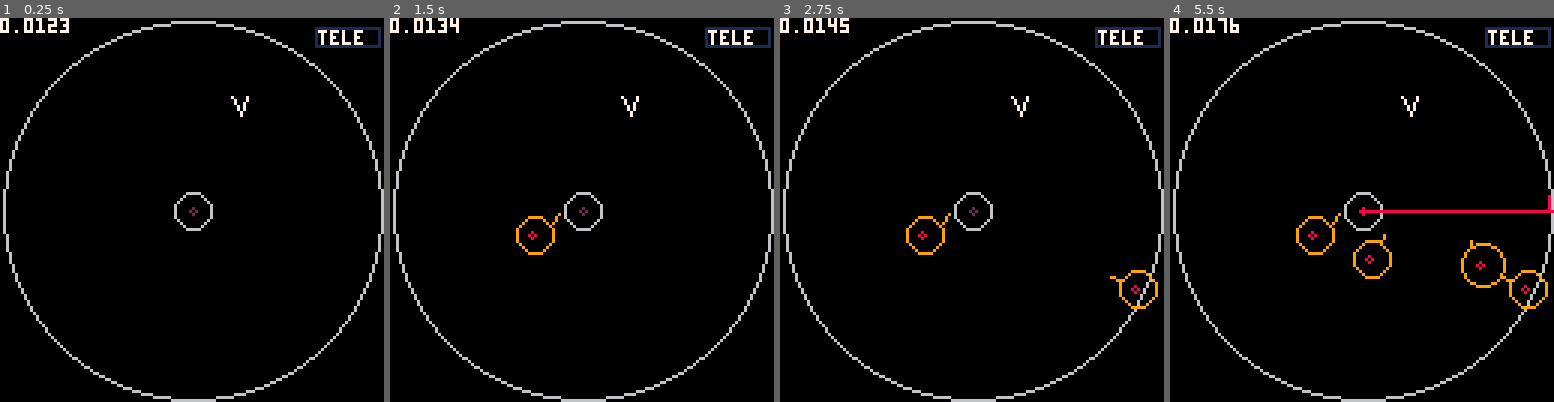
Above: before the commit, frames 1-4 (left to right).
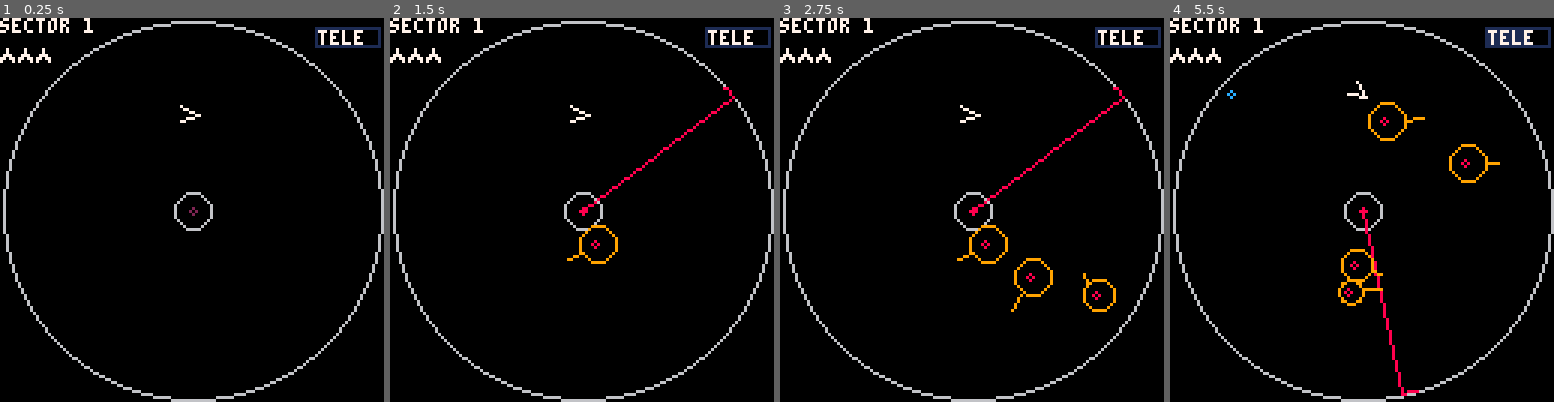
Above: after the commit, the same moments.

Repository: caseylabrack/laser
Game: PICO-8 cartridge laser.p8
The game is run twice, just before and just after one commit, with the same random seed, the same clock (stepped at 60 frames per second) and the same inputs.
Inputs:
- Up to frame 1 (0.25 s): no input
- Up to frame 2 (1.5 s): tap X (X key) at 0.33, 1.07 s; tap O (Z key) at 0.7 s
- Up to frame 3 (2.75 s): hold Right 1.6-2.1 s; tap O (Z key) at 1.7, 2.1, 2.5 s; tap X (X key) at 1.85 s; hold Up 2.15-2.42 s; hold Right from 2.47 s (still down)
- Up to frame 4 (5.5 s): tap O (Z key) every 0.4 s from 2.9 to 5.3 s; tap X (X key) at 2.97, 4.08, 5.2 s; release Right at 3.03 s; hold Left 3.08-3.58 s; hold Down 3.63-3.97 s; hold Right 4.02-4.68 s; hold Up 4.73-5.03 s; hold Left from 5.08 s (still down)

The runs differ from the first frame. In frame 1, 0.6% of the frame differs, in the area x 0-65%, y 0-28%; in frame 2, 1.4%; in frame 3, 2.2%; in frame 4, 3.5%, in the area x 0-100%, y 0-99%.

Commit message:
animated transition into level after win or death

Diff:
--- a/laser.p8
+++ b/laser.p8
@@ -7,11 +7,14 @@
 --  single spawn func (async)
 --  lives,level restarts
 --  mulligan?
+--  bg
+--  nicer shield effect
 
 p = {x=80,y=30,dx=0,dy=0,
 					a=.75,t=.25,rt=.05,r=3,
-					friction=.92,hop=25,charge=0,fullcharge=90,
-					enabled=true,controllable=true,alive=true,
+					friction=.92,
+					hop=25,charge=0,fullcharge=90,
+					enabled=true,controllable=true,
 					thrusting=false}
 ps= {} --player death particles
 lz= {} --lasers
@@ -19,67 +22,48 @@
 hs= {} --homing bombs
 as= {} --animations (coroutines)
 fs= {} --flowers
+rs= {} --roids
 b = {x=0,y=0,dx,dy,a=0,r=2,speed=5,enabled=false}
 w = {enabled=false,start=0,duration=100,r=0}
 inner = {x=64,y=64,r=6}
 outer = {x=64,y=64,r=63}
-maxrspeed=2
-minrspeed=.5
 lvl=1
-lives=8
-passes={}
-log = ""
-isgameover=false
-rs={}
+extralives=3
 tick=0
-lvlswitchtick=90
-transitioning=false
 scoreboxes={{0,0},{7,0},{14,0},{21,0}}
 fmaxsizes={10,8,6,4}
-game={state="setup",countdown=30,unit=1}
-procession={[1]="roids",[2]="lasers",[3]="shileds"}
+state="setup"
 
 function _init()
---lvls[lvl]()
-game.state="setup"
---	local a=cocreate(lvls2[lvl])
---	add(as,a)
+intro=cocreate(spawn)
+coresume(intro,lvls[lvl])
 end
 
 function _update()
 tick+=1
 
-if game.state=="setup" then
-	game.countdown-=1
-	if game.countdown<=0 then
-		if game.unit==1 then --roids
-			spawnroid()
-			if #rs==lvls3[lvl].roids then game.unit+=1 end
-		elseif game.unit==2 then --laser
-		 add(lz,{a=0,x=64+cos(a)*63,y=64+sin(a)*63,speed=.005})
-		 if #lz==lvls3[lvl].lasers then game.unit+=1 end
-		elseif game.unit==3 then --safezone
-			if lvls3[lvl].shield then safezone() end
-			game.unit+=1
-		elseif game.unit==4 then --bomb
-			if lvls3[lvl].bomb then spawnbomb() end
-			game.unit+=1
-		elseif game.unit==5 then --flower
-			local root=spawnflower()
-			local a=1/#fs
-			root.x=64+cos(a)*20	root.y=64+sin(a)*20
-			if #fs==lvls3[lvl].flowers then game.unit+=1 end
-		else -- done
-			game.state="running"
-		end
-		game.countdown=30
-	end
-	return
-end
-
---	player move
+if state=="waiting" then
+	if costatus(waiting)~="dead" then
+		coresume(waiting)
+--		return
+	else
+		state="setup"
+		intro=cocreate(spawn)
+		coresume(intro,lvls[lvl])
+	end
+end
+
+if state=="setup" then
+	if costatus(intro)~="dead" then
+		coresume(intro)
+		return
+	else
+		state="running"
+	end
+end
+
 p.charge+=1
-if p.controllable and p.alive then
+if p.enabled then
 	if btn(➡️) then p.a=p.a-p.rt end
 	if btn(⬅️) then p.a=p.a+p.rt end
 	if btn(⬆️) and p.charge>p.fullcharge then
@@ -114,7 +98,7 @@
 for f in all(fs) do
 	f.tick+=1
 	for l in all(f) do --each leaf
-		if touching(p,l) then died() end
+		if p.enabled and touching(p,l) then died() end
 		l.growcount+=1
 		if l.growcount>f.growgoal and l.r<12 then --grow
 			if not touching(l,inner) then
@@ -219,14 +203,16 @@
 	p.y=64+sin(ang)*8
 end
 
--- player vs. obstacles
-for v in all(rs) do
-	if (touching(p,v)) died()
-end
-
---player vs. homing bombs
-for h in all(hs) do
-	if (touching(p,h)) died()
+if p.enabled then
+	-- player vs. obstacles
+	for v in all(rs) do
+		if (touching(p,v)) died()
+	end
+
+	--player vs. homing bombs
+	for h in all(hs) do
+		if (touching(p,h)) died()
+	end
 end
 
 --laser/player collision
@@ -324,54 +310,27 @@
 ::donebullet::
 
 --level win
-if #rs==0 and #fs==0 and not transitioning then
---	nxtlvl()
-	p.x=64 p.y=30
+if #rs==0 and #fs==0 and p.enabled then
 	lz={}
 	zs={}
 	hs={}
-	add(passes,true)
 	lvl+=1
+	extralives=3
 	if lvl>#lvls then lvl=1 end
-	lvls[lvl]()
-end
-end
-
-function nxtlvl()
-	transitioning=true
-	lz={}
-	zs={}
-	hs={}
-	add(passes,true)
-	p.controllable=false
-	lvl+=1
-	local a=cocreate(lvls2[lvl])
-	add(as,a)
-end
-
-function clearlvl()
-	p.x=64 p.y=30
-	lz={}
-	zs={}
-	hs={}
-	rs={}
+	state="setup"
+	intro=cocreate(spawn)
+	coresume(intro,lvls[lvl])
+end
 end
 
 function died()
 	sfx(2,-2)
-	_update=function() end
---	clearlvl()
---	loadlvl()
-end
-
-function beatlvl()
-	clearlvl()
-	lvl+=1
-	loadlvl()
-end
-
-function loadlvl()
-
+	extralives-=1
+	if extralives<0 then lvl=1 end
+	p.enabled=false
+	state="waiting"
+	waiting=cocreate(anykey)
+	coresume(waiting,60)
 end
 
 function _draw()
@@ -409,7 +368,7 @@
 for h in all(hs) do
 	if not h.enabled then pal(8,2) end
 	spr((flr(h.frametick%8)/2)+16,h.x-4,h.y-4)
---	pal()
+	pal()
 end
 
 --laser
@@ -474,10 +433,6 @@
 --bullet
 if b.enabled then
 	circ(b.x,b.y,1,12)
---	local dx=cos(b.a+5)
---	local dy=sin(b.a+5)
---	line(b.x+dx*2,b.y+dy*2,b.x+dx*4,b.y+dy*4,1)
---	line(b.x,b.y,b.x+dx*2,b.y+dy*2,12)
 end
 
 if w.enabled then
@@ -486,17 +441,23 @@
 end
 
 --hop countdown
-local f=12
---local rekt={x=105,y=}
-if (p.charge<p.fullcharge) f=1
+--local f=12
+--if (p.charge<p.fullcharge) f=1
+local f=p.charge<p.fullcharge and 1 or 12
 rect(105,3,126,9,f)
 local pct=p.charge/p.fullcharge
 if pct>1 then pct=1 end
 rectfill(105,3,105+(126-105)*pct,9,f)
 print("tele",106,4,7)
 
---print("sector "..lvl,0,0,1)
-print(stat(1),0,0)
+print("sector "..lvl,0,0,7)
+for i=1,extralives do
+	spr(22,i*6-6,10)
+end
+--if extralives==1 then
+--	spr(22,0,10)
+--end
+--print(stat(1),0,0)
 
 --score
 --for k,v in pairs(passes) do
@@ -506,7 +467,7 @@
 --end
 
 
-print(log)
+--print(log)
 --print(lvl,0,0,10)
 
 --if gameover then
@@ -518,136 +479,111 @@
 
 -->8
 --levels
-lvls={}
-lvls[1]=function()
-	for i=1,4 do spawnroid() end
-	add(lz,{a=0,x=0,y=0,speed=.005})
-end
-lvls[2]=function()
-	for i=1,7 do spawnroid() end
-	safezone()
-	add(lz,{a=0,x=0,y=0,speed=.005})
-end
-lvls[3]=function()
-	for i=1,4 do spawnroid() end
-	add(lz,{a=.5,x=0,y=0,speed=.005})
-	add(lz,{a=0,x=0,y=0,speed=.005})
-end
-lvls[4]=function()
-	for i=1,7 do spawnroid() end
-	safezone()
-	add(lz,{a=.5,x=0,y=0,speed=.005})
-	add(lz,{a=0,x=0,y=0,speed=.005})
-end
-lvls[5]=function()
-	spawnbomb()
-	for i=1,4 do spawnroid() end
-	add(lz,{a=.5,x=0,y=0,speed=.005})
-end
-lvls[6]=function()
-	spawnbomb()
-	for i=1,7 do spawnroid() end
-	safezone()
-	add(hs,h)
-	add(lz,{a=.5,x=0,y=0,speed=.005})
-end
-lvls[7]=function()
---	spawnroid()
---	rs[1].dx=0 rs[1].dy=0
-	for i=1,4 do spawnroid() end
-	local root=spawnflower()
-	root.y=30
-end
-lvls[8]=function()
-	for i=1,4 do spawnroid() end
-	local root=spawnflower()
-	root.y=30
-	root=spawnflower()
-	root.y=90
-	add(lz,{a=.5,x=0,y=0,speed=.005})
-end
-lvls[9]=function()
-	spawnbomb()
-	for i=1,4 do spawnroid() end
-	local root=spawnflower()
-	root.y=30
-	root=spawnflower()
-	root.y=90
-	add(lz,{a=.5,x=0,y=0,speed=.005})
-end
-
-
-
-function spawnflower()
-	local f={}
-	f.tick=tick+flr(rnd(10))
-	f.max=12
-	f.growgoal=30 --grow rate
-	f.br=150 --bud rate
-	local fr={}
-	fr.x=64 fr.y=90 fr.r=4
-	fr.growcount=0
-	add(f,fr)
-	add(fs,f)
-	return fr --calling code can modify defaults
-end
-
-function safezone()
-	local z = {a=0,r=32,x=0,y=0,t=32,shrinking=false,speed=.25}
-	z.a=rnd(1)
-	z.x=64+cos(z.a)*63
-	z.y=64+sin(z.a)*63
-	add(zs,z)
-end
-
-function spawnbomb()
-	add(hs,{x=80,y=64+rnd(64),
-	r=3,dx=0,dy=0,t=.1,
-	enabled=true,timer=0,
-	frametick=0})
-end
-
-function spawnroid()
-local a,d,x,y,dx,dy
-valid=false
-while valid==false do
-	a=rnd(1)
-	d=6+rnd(63-6)
-	x=64+cos(a)*d
-	y=64+sin(a)*d
-
-	if dist(x,y,p.x,p.y)>40 then
-		valid=true
-	end
-end
-
-	local atop=atan2(x-p.x,y-p.y)
---		local atop=atan2(p.x-x,p.y-y)
-	dx=cos(atop)*(rnd(maxrspeed-minrspeed)+minrspeed)
-	dy=sin(atop)*(rnd(maxrspeed-minrspeed)+minrspeed)
---		if atop-atan2(dx,dy)<.2 then
---			a+=.25+rnd(.5)
---		end
-
-	add(rs,{
-		x=64+cos(a)*d,
-		y=64+sin(a)*d,
-		r=3+rnd(8-3),
-		dx=dx,
-		dy=dy,
-		enabled=true
---			dx=rnd(2)-1,
---			dy=rnd(2)-1
-	})
---	sfx(1)
+lvls={
+	{roids=4,lasers=1},
+	{roids=7,lasers=1,safezone=true},
+	{roids=6,lasers=1,flowers=3},
+	{roids=7,lasers=2,safezone=true},
+	{roids=6,bomb=true},
+	{roids=5,lasers=2},
+	{roids=6,flowers=3,bomb=true},
+}
+
+function spawn(level)
+	lz={}	zs={} hs={} rs={} fs={}
+	b.enabled=false
+	c=15 p.x=64 p.y=32 p.dx=0 p.dy=0 p.charge=0 p.a=0
+	while c>0 do c-=1 yield() end
+	p.enabled=true
+	for unit,num in pairs(level) do
+		c=15 --countdown spawn interval
+		while true do
+			c-=1
+			if c>0 then goto continue end
+			if unit=="roids" then
+				local r={}
+				local a=aim_away(.25,.25)
+				local d=rnd(64-24)+12
+				r.x=64+cos(a)*d r.y=64+sin(a)*d
+				local to_p=atan2(p.x-r.x,p.y-r.y)
+				local a2=aim_away(to_p,.25)
+				local spd=rnd(2)+.5
+				r.dx=cos(a2)*spd r.dy=sin(a2)*spd
+				r.r=3+rnd(8-3) r.enabled=true
+				add(rs,r)
+				if #rs==num then break end
+			end
+			if unit=="safezone" then
+				local z = {a=0,r=32,x=0,y=0,t=32,shrinking=false,speed=.25}
+				z.a=rnd(1)
+				z.x=64+cos(z.a)*63
+				z.y=64+sin(z.a)*63
+				add(zs,z)
+				break
+			end
+			if unit=="lasers" then
+				local a=(1/num)*#lz+.1
+				add(lz,{a=a,x=64+cos(a)*63,y=64+sin(a)*63,speed=.005})
+				if #lz==num then break end
+			end
+			if unit=="bomb" then
+				local a=aim_away(.25,.6)
+				local d=rnd(64-24)+12
+				add(hs,{x=64+cos(a)*d,y=64+sin(a)*d,
+								r=3,dx=0,dy=0,t=.1,
+								enabled=true,timer=0,
+								frametick=0})
+				break
+			end
+			if unit=="flowers" then
+				local f={}
+				f.tick=flr(rnd(10))
+				f.max=12
+				f.growgoal=30 --grow rate
+				f.br=150 --bud rate
+				local r={}
+				local d=12+rnd(63-24)
+				local a=rnd()
+				if abs(a-.25)<.1 then a+=.1+rnd(.2) end
+				r.x=64+cos(a)*d r.y=64+sin(a)*d r.r=9
+				r.growcount=0
+				add(f,r)
+				add(fs,f)
+				if #fs==num then break end
+			end
+			c=15
+			::continue::
+			yield()
+		end
+	end
+	c=15
+	while c>0 do c-=1 yield() end
+end
+
+function anykey(delay)
+	while delay>0 do
+		delay-=1
+		yield()
+	end
+	while btn()==0 do
+		yield()
+	end
+end
+
+--get random angle that is not within margin of given angle
+function aim_away(ang,margin)
+	local margin=margin or .25
+	return rnd(1-margin)+ang+margin/2
 end
 -->8
 --utils
 
+--euclidean dist
 function dist(x1,y1,x2,y2)
 	return sqrt((x1-x2) * (x1-x2)+(y1-y2)*(y1-y2))
 end
 
+--euclidean dist two points
 function distt(t1,t2)
 	return sqrt((t1.x-t2.x) * (t1.x-t2.x)+(t1.y-t2.y)*(t1.y-t2.y))
 end
@@ -673,74 +609,6 @@
 	end
 	return true
 end
--->8
---modes
-function startlvl()
-
-end
-
-function nextlvl(start)
-	w.enabled=true
-	printh(start)
-	local t=0
-	while t<=1 do
-		t=(tick-start)/30
-		w.r=inner.r+(outer.r-inner.r)*t
-		printh("t is"..t)
-		yield()
-	end
-	w.enabled=false
-	lvl+=1
-	lz={}
-	zs={}
-	hs={}
-	p.x=64 p.y=30
-	if lvls[lvl] then lvls[lvl]() end
-	add(passes,true)
-	transitioning=false
-	return
-end
-
-lvls3={}
-lvls3[1]={roids=4,lasers=1,flowers=3,shield=true,bomb=true}
-
-lvls2={}
-lvls2[1]=function()
-	local tickcount=0
-	local roids=0
-	while roids<4 do
-		if tickcount<=0 then
-			spawnroid()
-			tickcount=30
-			roids+=1
-		end
-		tickcount-=1
-		yield()
-	end
-	while tickcount>0 do tickcount-=1 yield() end
-	add(lz,{a=0,x=0,y=0,speed=.005})
-	for r in all(rs) do r.enabled=true end
-	p.controllable=true
-	return
-end
-lvls2[2]=function()
-	local tickcount=0
-	local roids=0
-	while roids<7 do
-		if tickcount<=0 then
-			spawnroid()
-			tickcount=30
-			roids+=1
-		end
-		tickcount-=1
-		yield()
-	end
-	add(lz,{a=0,x=0,y=0,speed=.005})
-	for r in all(rs) do r.enabled=true end
-	p.controllable=true
-	return
-end
-
 __gfx__
 00000000006dd600000000000000000000000000002002000020020000000000000000000000000066666666666666666666666600e000000000e00000000000
 0000000006666660000000000e0000e00e0000e0020220200202202000200200002002000020020060000bb6600008866000000600ee00000000ee0000000000
@@ -750,11 +618,11 @@
 0070070066dddd660008000000eeee0000eeee002022220220222202020000200202202002022020666666666666666666666666eeeeee0000eeeee000000000
 0000000006666660000000000e0000e00e0000e002022020020220200020020000200200002002000000000000000000000000000000ee0000ee000000000000
 00000000006dd600000000000000000000000000002002000020020000000000000000000000000000000000000000000000000000000e00000e000000000000
-00f00000000f00000000f00000000f000008000000eee00000000000000000000000000000000000000000000000000000000000000000000000000000000000
-00f00000000f00000000f00000000f00008080000e00eee000000000000000000000000000000000000000000000000000000000000000000000000000000000
-00ffffff00ffff0000ffff00ffffff0008eee800e00000ee00000000000000000000000000000000000000000000000000000000000000000000000000000000
-00f88f0000f88ffffff88f0000f88f0080e8e080e000000e00000000000000000000000000000000000000000000000000000000000000000000000000000000
-00f88f00fff88f0000f88fff00f88f0008eee800e00000ee00000000000000000000000000000000000000000000000000000000000000000000000000000000
+00f00000000f00000000f00000000f000008000000eee00000700000000000000000000000000000000000000000000000000000000000000000000000000000
+00f00000000f00000000f00000000f00008080000e00eee000700000000000000000000000000000000000000000000000000000000000000000000000000000
+00ffffff00ffff0000ffff00ffffff0008eee800e00000ee07770000000000000000000000000000000000000000000000000000000000000000000000000000
+00f88f0000f88ffffff88f0000f88f0080e8e080e000000e77077000000000000000000000000000000000000000000000000000000000000000000000000000
+00f88f00fff88f0000f88fff00f88f0008eee800e00000ee70007000000000000000000000000000000000000000000000000000000000000000000000000000
 ffffff0000ffff0000ffff0000ffffff008080000e000ee000000000000000000000000000000000000000000000000000000000000000000000000000000000
 00000f000000f000000f000000f00000000800000ee0ee0000000000000000000000000000000000000000000000000000000000000000000000000000000000
 00000f000000f000000f000000f0000000000000000ee00000000000000000000000000000000000000000000000000000000000000000000000000000000000
